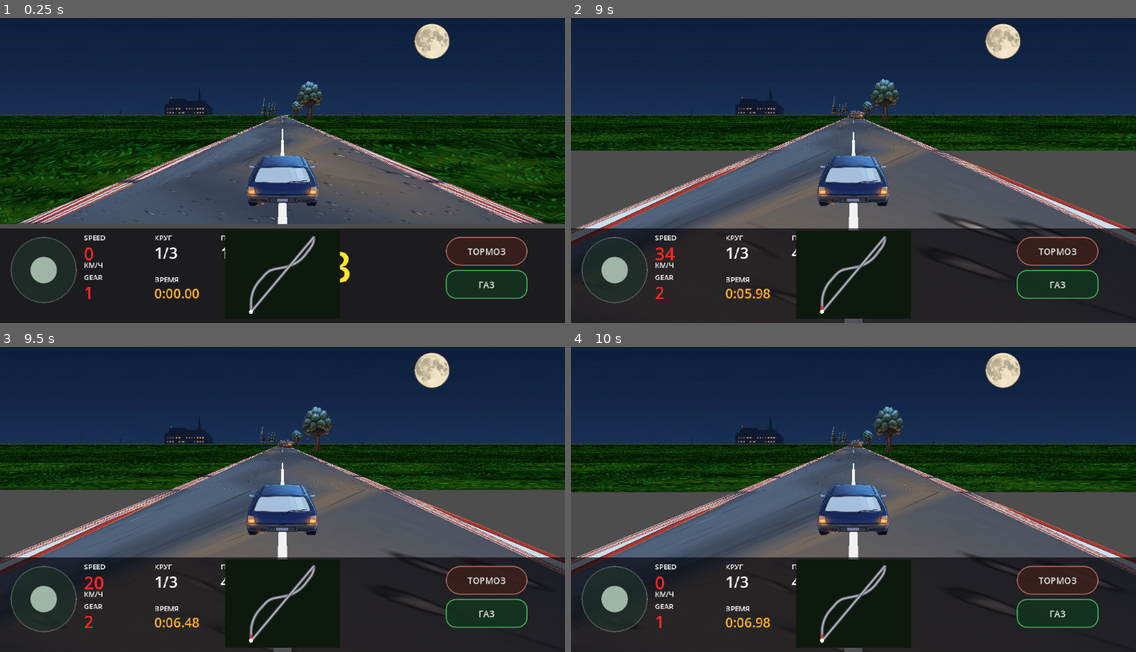
Above: before the commit, frames 1-4 (two rows, left to right).
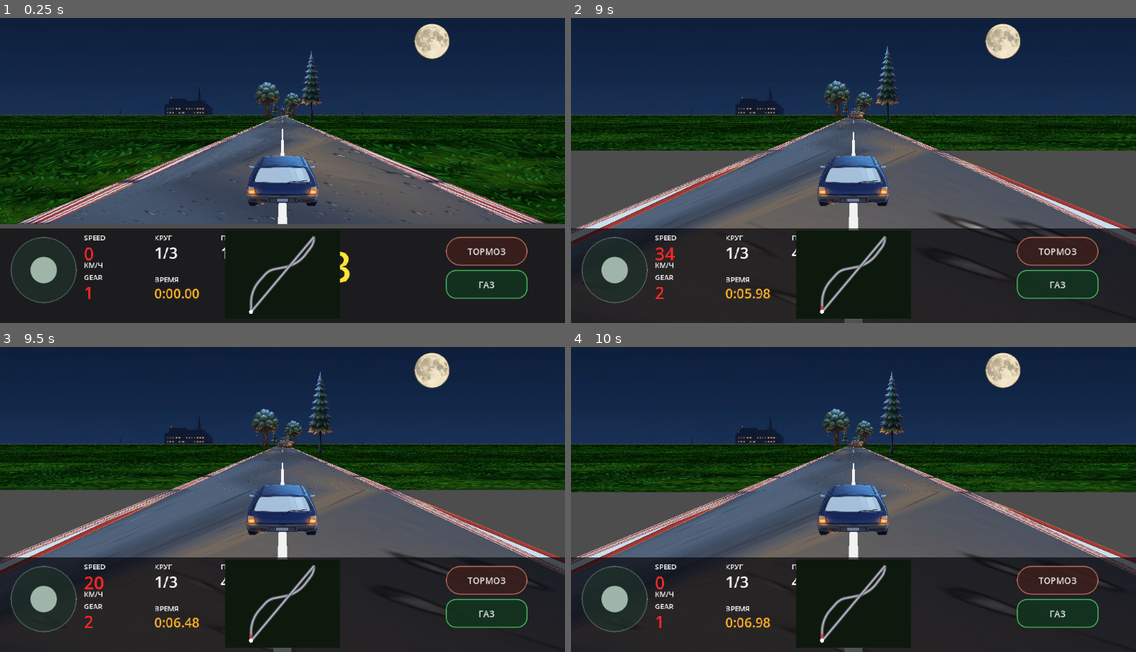
Above: after the commit, the same moments.

Repository: masterofmagic234/Arkon
Game: Godot game, scene res://scenes/level2_pseudo3d.tscn
Two runs of this game, one before a commit and one after it. Both use one fixed random seed, a clock stepped at 60 frames per second and the inputs below. This scene is started directly instead of the project's main scene.
Inputs (mouse positions are in pixels of both pictures, inside the frame that each line leads up to):
- Up to frame 1 (0.25 s): no input
- Up to frame 2 (9 s): click "ТОРМОЗ" at 0.5 s; click "ГАЗ" at 1.25 s; tap Enter at 2, 3.5 s; move the mouse to (977, 149) at 2.02 s; hold D (race_right) 2.03-2.75 s; click (977, 149) at 2.17 s; tap Space at 2.75 s; drag from (740, 179) to (825, 228) at 2.77 s; move the mouse to (910, 94) at 3.52 s; hold D (race_right) 3.53-4.25 s; drag from (825, 228) to (684, 115) at 4.27 s; move the mouse to (1023, 213) at 5.02 s; hold A (race_left) 5.03-5.75 s; drag from (684, 115) to (768, 85) at 5.77 s; move the mouse to (881, 164) at 6.52 s; hold S (race_brake) 6.53-7.25 s; click (881, 164) at 6.67 s; drag from (768, 85) to (740, 179) at 7.27 s; move the mouse to (977, 149) at 8.02 s; hold W (race_accel) 8.03-8.75 s; drag from (740, 179) to (825, 228) at 8.77 s
- Up to frame 3 (9.5 s): no input
- Up to frame 4 (10 s): move the mouse to (910, 423) at 9.52 s; hold S (race_brake) from 9.53 s (still down)

The runs differ from the first frame. In frame 1, 0.8% of the frame differs, in the area x 45-58%, y 10-35%; in frame 2, 0.9%; in frame 3, 1.0%; in frame 4, 1.1%, in the area x 44-59%, y 8-35%.

Commit message:
Stabilize world-anchored roadside props

Diff:
--- a/scripts/race_renderer_pseudo3d.gd
+++ b/scripts/race_renderer_pseudo3d.gd
@@ -381,83 +381,68 @@
         modulate
     )
 
-func _draw_props(w: float, _h: float, horizon_y: float) -> void:
+func _draw_props(w: float, h: float, horizon_y: float) -> void:
     if oak_texture == null and pine_texture == null and lamp_texture == null:
         return
 
-    # Props belong to WORLD segments, not to the renderer's visual sample
-    # index. This is the important anti-teleport rule: a tree/lamp keeps the
-    # same segment and therefore moves smoothly through perspective as the
-    # camera advances.
     var cam_seg: int = player_car.segment_index % track_size
     var cam_progress: float = clampf(player_car.segment_progress, 0.0, 0.9999)
-    var max_visible_segments: int = int(ceil(float(FAR_SEGMENTS) / float(VISUAL_SUBDIVISIONS))) - 2
-
-    # Draw far-to-near so a close billboard correctly occludes a farther one.
-    for ahead in range(max_visible_segments, 0, -1):
+    var max_visible_segments: int = int(ceil(float(FAR_SEGMENTS) / float(VISUAL_SUBDIVISIONS))) - 1
+
+    # Draw far-to-near so close billboards correctly occlude distant ones.
+    for ahead in range(max_visible_segments, -1, -1):
         var world_seg: int = posmod(cam_seg + ahead, track_size)
 
-        # Deterministic roadside layout. Empty segments prevent a wall of
-        # billboards while the modulo rules make the layout repeat exactly
-        # after a lap instead of changing with the camera.
+        # Deterministic roadside density: one prop every two world segments.
         if posmod(world_seg, 2) != 0:
             continue
 
         var distance_segments: float = float(ahead) - cam_progress
-        if distance_segments <= 0.05:
-            continue
-
+        if distance_segments <= 0.01:
+            continue
+
+        # Interpolate between projected road samples instead of snapping a
+        # prop to a single sample. This removes camera-motion micro-jitter.
         var visual_pos: float = distance_segments * float(VISUAL_SUBDIVISIONS)
-        var i0: int = int(floor(visual_pos))
-        var i1: int = i0 + 1
-        if i0 < 0 or i1 >= FAR_SEGMENTS:
-            continue
-
-        var t: float = visual_pos - float(i0)
-        var road_cx: float = lerpf(ssx[i0], ssx[i1], t)
-        var road_half: float = lerpf(shw[i0], shw[i1], t)
-        var screen_y: float = lerpf(ssy[i0], ssy[i1], t)
-
-        if screen_y <= horizon_y + 2.0 or screen_y > _h + 40.0:
+        var visual_floor: float = floor(visual_pos)
+        var vi0: int = clampi(int(visual_floor), 0, FAR_SEGMENTS - 1)
+        var vi1: int = min(vi0 + 1, FAR_SEGMENTS - 1)
+        var t: float = clampf(visual_pos - visual_floor, 0.0, 1.0)
+
+        if vi0 == vi1:
+            t = 0.0
+
+        var road_cx: float = lerpf(ssx[vi0], ssx[vi1], t)
+        var road_half: float = lerpf(shw[vi0], shw[vi1], t)
+        var screen_y: float = lerpf(ssy[vi0], ssy[vi1], t)
+
+        if screen_y <= horizon_y or screen_y > h + 400.0:
             continue
 
         var dz: float = distance_segments * RaceLevelData.SEGMENT_HEIGHT + CAMERA_BEHIND
         dz = maxf(1.0, dz)
 
-        # Perspective size is derived from the prop's actual depth, not from
-        # road width. A close tree is therefore allowed to become larger than
-        # the player's car, which restores the expected roadside scale.
-        var prop_scale: float = clampf(
-            (CAMERA_DEPTH / dz) * w / 55.0,
-            0.08,
-            3.00
-        )
-
+        # Convert physical prop dimensions into screen pixels at this depth.
+        var scale: float = CAMERA_DEPTH / dz
+        var px_per_meter: float = scale * w * ROAD_SCREEN_SCALE
+        var gap_world: float = 2.5
+        var gap_screen: float = gap_world * px_per_meter
+
+        # Alternate sides in world space, so the layout stays fixed for the
+        # whole lap and never teleports when the camera crosses a sample.
         var side: float = -1.0 if posmod(world_seg / 2, 2) == 0 else 1.0
-        var road_edge_gap: float = maxf(18.0, road_half * 0.08)
-        var world_side_offset: float = (CAMERA_DEPTH / dz) * w * 0.16
-        var outer_x: float = road_cx + side * (road_half + road_edge_gap + world_side_offset)
-
-        # Lamps are deliberately rarer than trees. The segment-based choice
-        # remains stable for the whole race, so props never swap identity.
-        if posmod(world_seg, 10) == 0 and lamp_texture != null:
-            _draw_billboard(
-                lamp_texture,
-                outer_x,
-                screen_y,
-                52.0 * prop_scale,
-                150.0 * prop_scale
-            )
+        var sx: float = road_cx + side * (road_half + gap_screen)
+
+        if posmod(world_seg, 12) == 0 and lamp_texture != null:
+            var prop_w: float = clampf(2.0 * px_per_meter, 4.0, 300.0)
+            var prop_h: float = clampf(8.0 * px_per_meter, 16.0, 800.0)
+            _draw_billboard(lamp_texture, sx, screen_y, prop_w, prop_h)
         else:
-            var tree_tex: Texture2D = pine_texture if (posmod(world_seg / 2, 2) == 0 and pine_texture != null) else oak_texture
+            var tree_tex: Texture2D = pine_texture if (posmod(world_seg / 4, 2) == 0 and pine_texture != null) else oak_texture
             if tree_tex != null:
-                _draw_billboard(
-                    tree_tex,
-                    outer_x,
-                    screen_y,
-                    300.0 * prop_scale,
-                    430.0 * prop_scale
-                )
+                var prop_w: float = clampf(14.0 * px_per_meter, 8.0, 900.0)
+                var prop_h: float = clampf(18.0 * px_per_meter, 10.0, 1100.0)
+                _draw_billboard(tree_tex, sx, screen_y, prop_w, prop_h)
 
 func _draw_ai_cars(w: float, h: float, horizon_y: float) -> void:
     if player_car == null:
